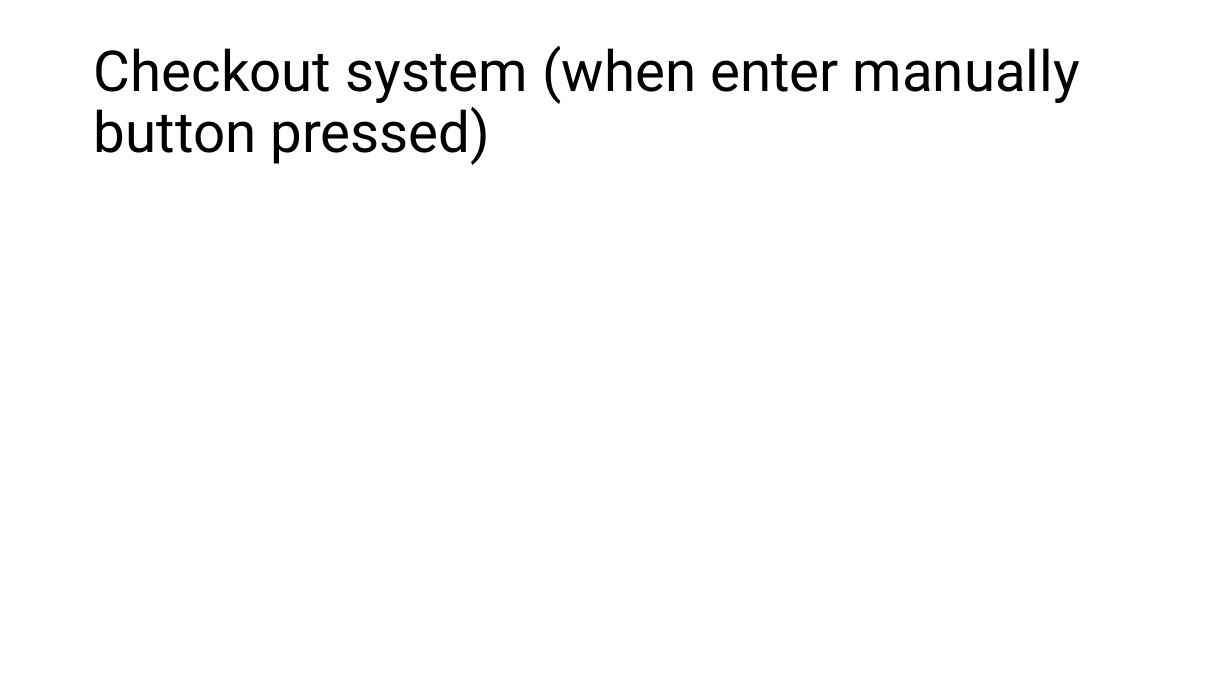
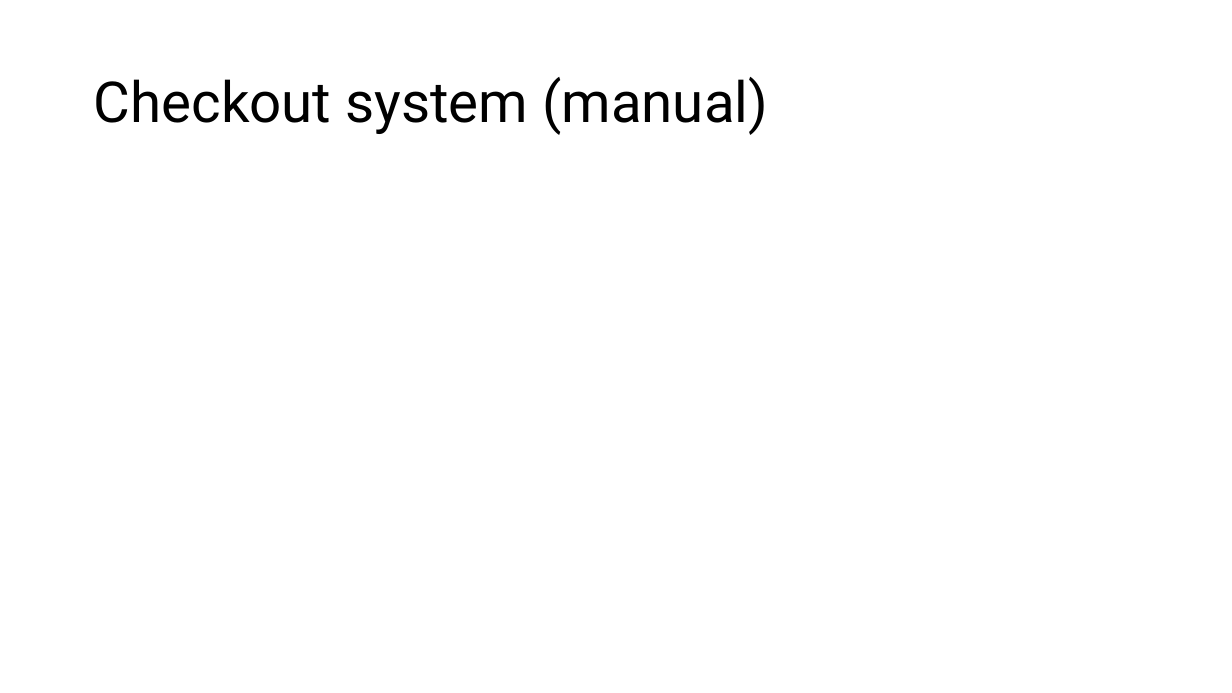
Before and after one commit to programmer647/Coursework, a slide deck: slide 23 of Writeup/Page designs.pptx. Drawn at 1232x693 pixels with LibreOffice and Linux fonts; fonts in the diff are those of the drawing. Boxes give left, top, right and bottom in pixels: in the first picture for what was removed or moved away, otherwise in the second. Text is boxed around its words. In the diff, an @@ line names an element or a change of style, - is before the commit and + after.

```diff
--- a/Writeup/Page designs.pptx
+++ b/Writeup/Page designs.pptx
@@ title at box(94, 77, 768, 135): text changed @@
-Checkout system (when enter manually button pressed)
+Checkout system (manual)
```
Also in this commit, not shown: 1 other slide changed, 3 other files.
